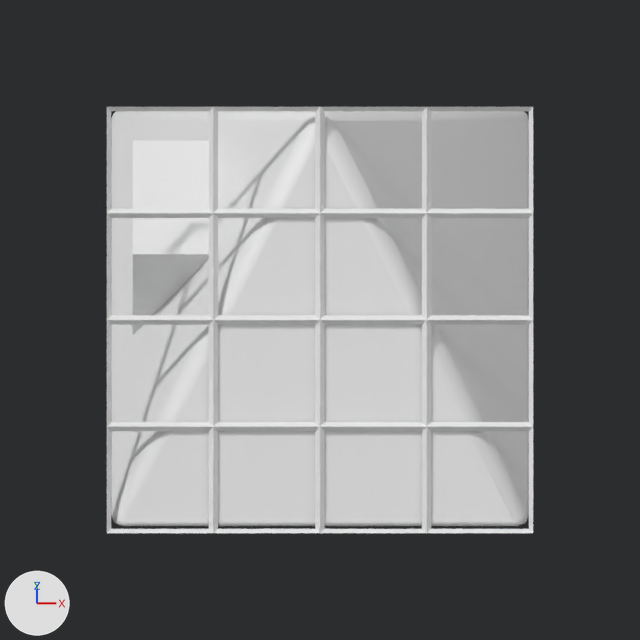
Before and after pictures for a commit that changed the Blender file dev/blender_base_scene/scaling.blend.
Before and after are seen from the file's camera 'Camera'. Lighting does not change. The marker at lower left points along +X, +Y and +Z.

The older version as bpy lines, for what is in view:
```python
me_cube = bpy.data.meshes.new('Cube')
me_cube.from_pydata(...)  # 64 vertices, 16 faces; spans x -2.0..2.0, y -2.0..2.0, z 0.0
me_cube_001 = bpy.data.meshes.new('Cube.001')
me_cube_001.from_pydata(...)  # a box spanning x -1.0..1.0, y -1.0..1.0, z -1.0..1.0
me_cube_010 = bpy.data.meshes.new('Cube.010')
me_cube_010.from_pydata([(-0.5, -0.5, 0.0), (0.0, 0.0, 1.0), (-0.5, 0.5, 0.0), (0.5, -0.5, 0.0), (0.5, 0.5, 0.0)], [], [(0, 1, 2), (2, 1, 4), (4, 1, 3), (3, 1, 0), (2, 4, 3, 0)])
me_cube_010.polygons.foreach_set('use_smooth', [True] * 5)
ob_cube = bpy.data.objects.new('Cube', me_cube_010)
ob_cube.parent = ob_cube_003
ob_cube.matrix_parent_inverse = Matrix(((1.326, 0.0, 0.0, 1.329), (0.0, 1.326, 0.0, -0.276), (0.0, 0.0, 1.326, -0.882), (0.0, 0.0, 0.0, 1.0)))
ob_cube.location = (0.0, 0.0, 0.0)
ob_cube.scale = (4.0, 5.66, 2.83)
_m = ob_cube.modifiers.new('Bevel', 'BEVEL')
_m.width = 0.03
_m.width_pct = 0.03
_m.segments = 3
ob_cube_002 = bpy.data.objects.new('Cube.002', me_cube)
ob_cube_002.parent = ob_cube_003
ob_cube_002.matrix_parent_inverse = Matrix(((1.326, 0.0, 0.0, 1.329), (0.0, 1.326, 0.0, -0.276), (0.0, 0.0, 1.326, -0.882), (0.0, 0.0, 0.0, 1.0)))
ob_cube_002.location = (0.0, -1.427, 1.427)
ob_cube_002.rotation_euler = (0.785, 0.0, 0.0)  # degrees (45, 0, 0)
_m = ob_cube_002.modifiers.new('Wireframe', 'WIREFRAME')
_m.thickness = 0.087
ob_cube_003 = bpy.data.objects.new('Cube.003', me_cube_001)
ob_cube_003.location = (-1.0, 0.21, 0.66)
ob_cube_003.scale = (0.754, 0.754, 0.754)
# also in view: 'Plane' at (0.0, 0.0, 0.0)
```
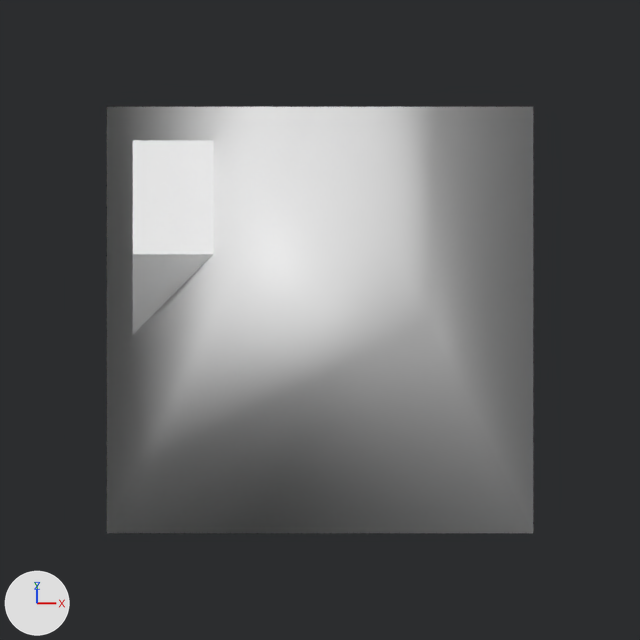
What changed in the scene script:
```text
Change ob_cube:
    remove _m = ob_cube.modifiers.new('Bevel', 'BEVEL')
    remove _m.width = 0.03
    remove _m.width_pct = 0.03
    remove _m.segments = 3
Change ob_cube_002:
    add ob_cube_002.hide_set(True)
```

Where the change shows, as pixel boxes (x1, y1, x2, y2) in the pictures (640 x 640 px):
'Cube', modifiers changed
    before: (111, 111, 529, 526)
    after: (107, 107, 533, 533)
'Cube.002', hidden
    before: (107, 107, 533, 533)
